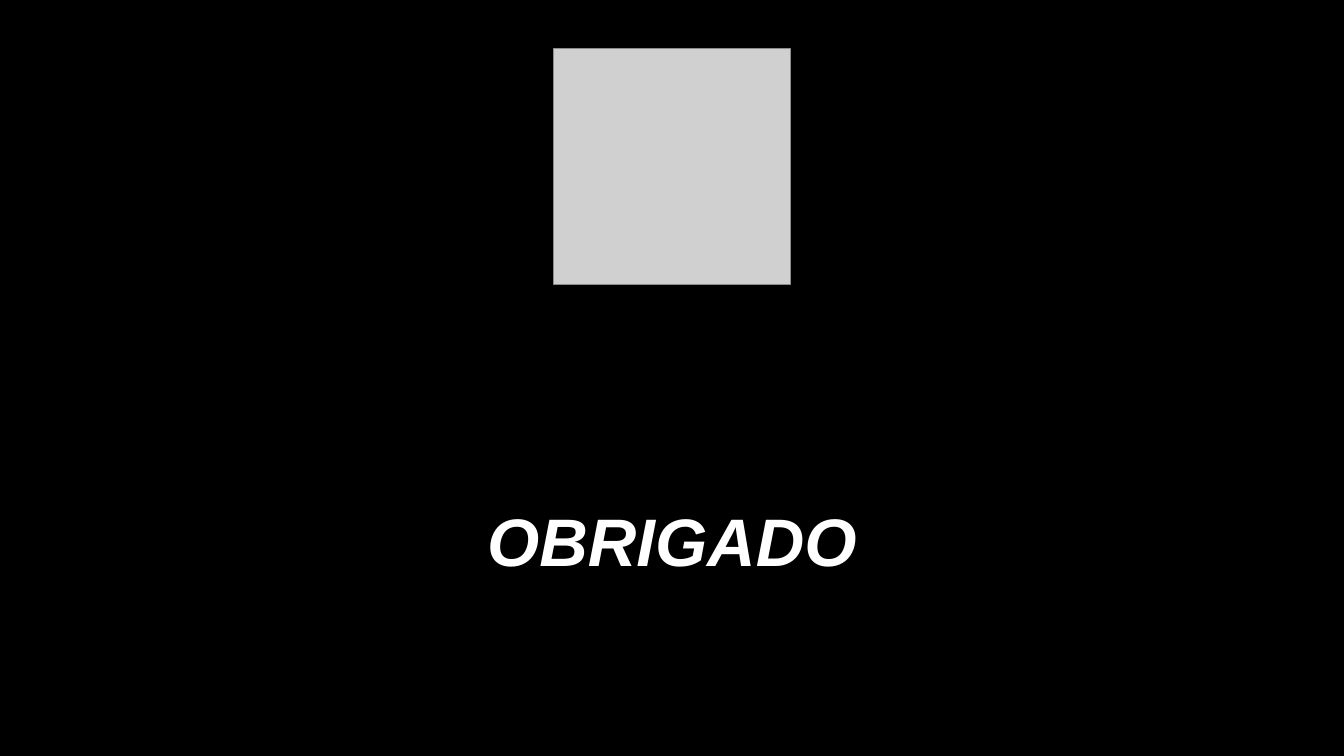
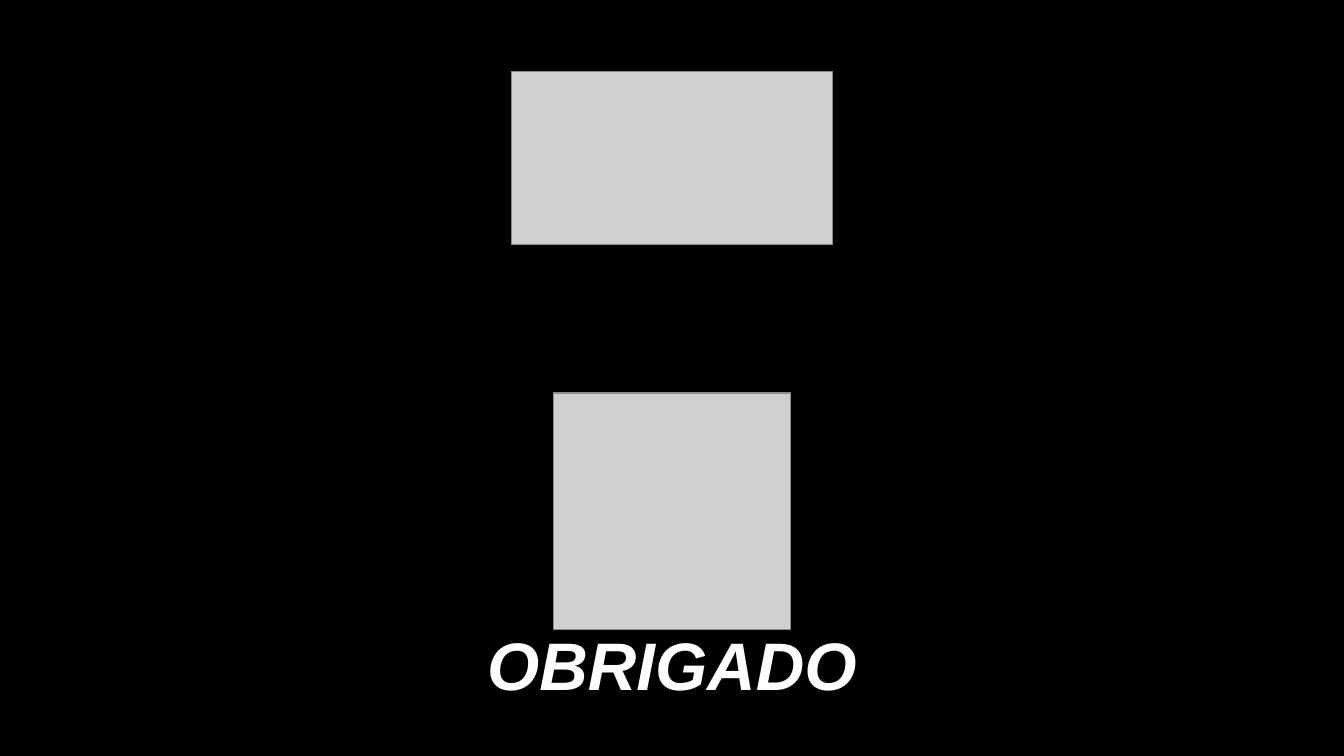
Before and after one commit to CauaReck/ptic, a slide deck: slide 8 of Cauã Reck Mello 1DS.pptx. Drawn at 1344x756 pixels with LibreOffice and Linux fonts; fonts in the diff are those of the drawing; grey boxes stand for pictures; background and template pictures are left out. Boxes give left, top, right and bottom in pixels: in the first picture for what was removed or moved away, otherwise in the second. Text is boxed around its words. In the diff, an @@ line names an element or a change of style, - is before the commit and + after.

```diff
--- a/Cauã Reck Mello 1DS.pptx
+++ b/Cauã Reck Mello 1DS.pptx
@@ picture added at <box>512,72,833,245</box> @@
@@ picture: place and size @@
-picture at <box>554,48,789,284</box>
+picture at <box>554,393,789,629</box>
@@ text "OBRIGADO": place and size @@
-text "OBRIGADO" at <box>487,519,856,567</box>
+text "OBRIGADO" at <box>487,643,856,691</box>
```
Also in this commit, not shown: 7 other slides changed.
